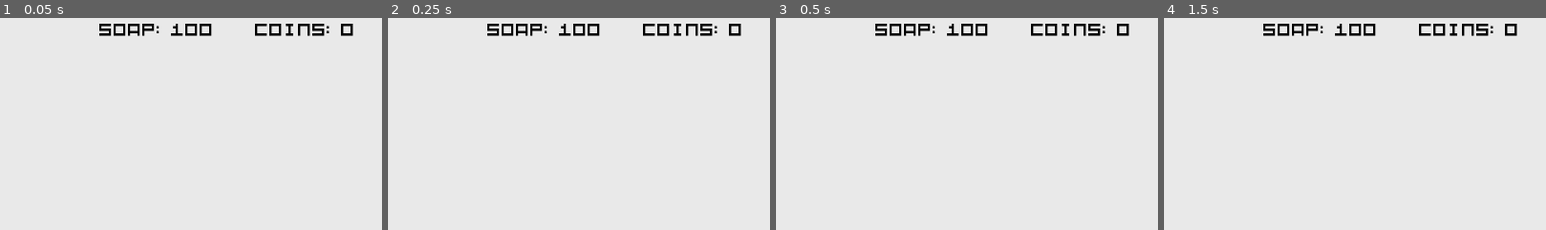
Above: before the commit, frames 1-4 (left to right).
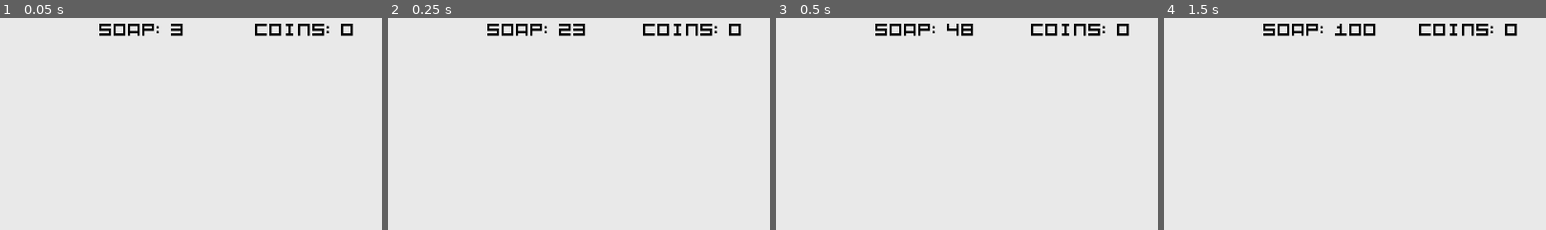
Above: after the commit, the same moments.

Repository: dennis-jung/ggj2025
Game: Godot game, scene res://scenes/tileset_test/game.tscn
The game is run twice, just before and just after one commit, with the same random seed, the same clock (stepped at 60 frames per second) and the same inputs.
Inputs (mouse positions are % of the whole screen's width and height, from its top left):
- Up to frame 1 (0.05 s): no input
- Up to frame 2 (0.25 s): no input
- Up to frame 3 (0.5 s): no input
- Up to frame 4 (1.5 s): tap Enter (ui_accept) at 0.5, 0.77 s; move the mouse to (72, 44) at 0.52 s; hold Right (ui_right) 0.53-1.25 s; tap B (create_bubble) at 0.6 s; click (72, 44) at 0.67 s; drag from (30, 54) to (9, 65) at 1.27 s
The pictures show only the part of the screen within x 50-100%, y 0-50%; the shares and areas given below are measured in that part.

The runs differ from the first frame. In frame 1, 0.4% of the frame differs, in the area x 44-56%, y 2-9%; in frame 2, 0.3%; in frame 3, 0.3%; in frame 4, nothing differs.

Commit message:
Update ui.gd
dynamically change value in ui

Diff:
--- a/scenes/tileset_test/ui.gd
+++ b/scenes/tileset_test/ui.gd
@@ -2,6 +2,13 @@
 
 @onready var labelCoins: Label = $LabelCoins
 @onready var labelSoap: Label = $LabelSoap
+
+@onready var coin_display: float = 0.0
+@onready var soap_display: float = 0.0
+
+
+var tween: Tween = null
+
 
 func _ready() -> void:
 	Main.coin_count_changed.connect(on_coin_count_changed)
@@ -9,12 +16,28 @@
 	on_coin_count_changed()
 	on_fuel_amount_changed()
 
+
+func _process(_delta: float) -> void:
+	labelCoins.text = "Coins:" + str(int(coin_display))
+	labelSoap.text = "Soap:" + str(int(soap_display))
+
+
 func _unhandled_input(event: InputEvent) -> void:
 	if event.is_action_pressed("ui_cancel"):
 		get_tree().quit()
 
+
 func on_coin_count_changed() -> void:
-	labelCoins.text = "Coins:" + str(Main.coins)
+	if tween:
+		tween.kill()
+	tween = create_tween()
+	print("Coins displayed: ", str(coin_display))
+	print("Coins Main displayed: ", str(Main.coins))
+	tween.tween_property(self, "coin_display", Main.coins, 0.5)
+
 
 func on_fuel_amount_changed() -> void:
-	labelSoap.text = "Soap:" + str(Main.current_fuel)
+	if tween:
+		tween.kill()
+	tween = create_tween()
+	tween.tween_property(self, "soap_display", Main.current_fuel, 1.0)
